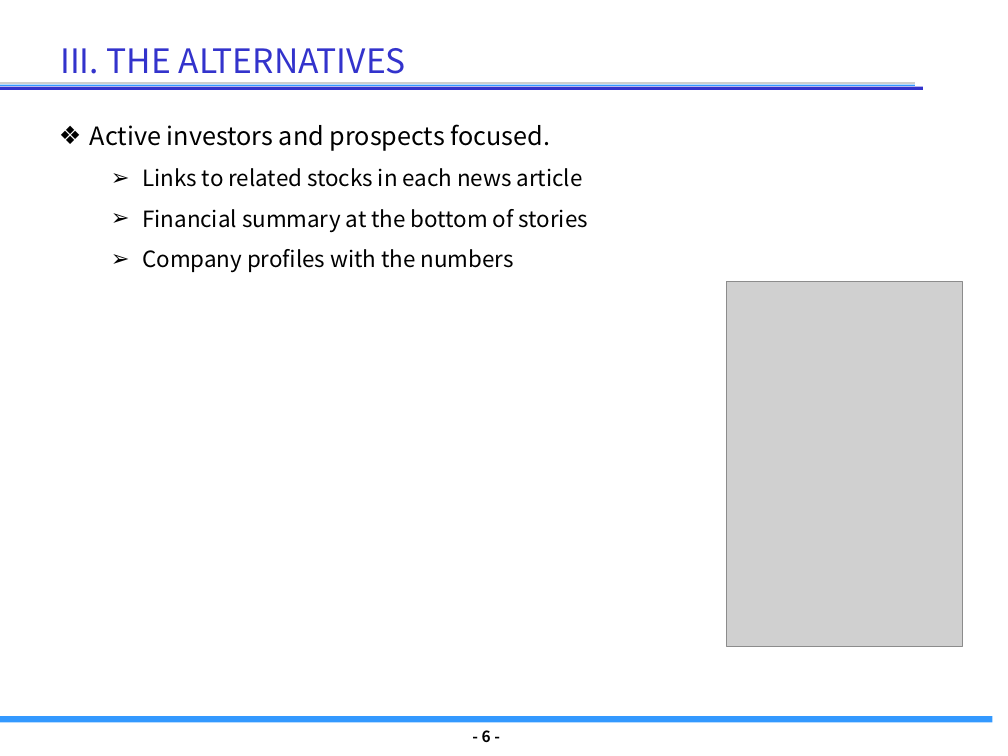
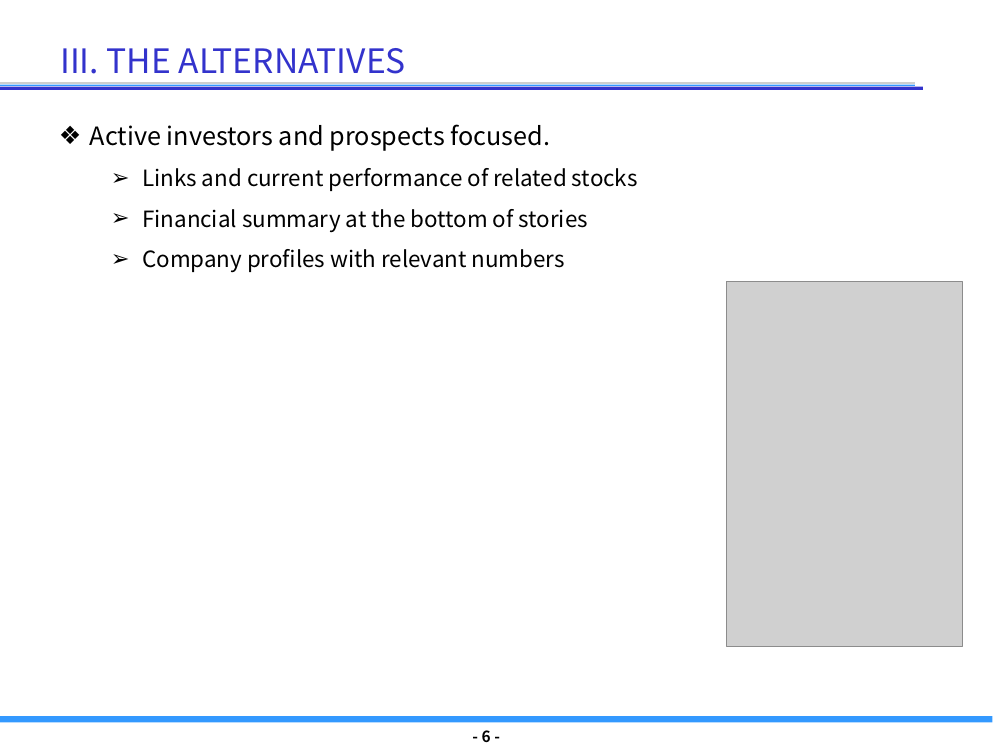
Before and after one commit to mmking2048/UX2017, a slide deck: slide 6 of hackathon.ppt. Drawn at 1008x756 pixels with LibreOffice and Linux fonts; fonts in the diff are those of the drawing; grey boxes stand for pictures; background and template pictures are left out. Boxes give left, top, right and bottom in pixels: in the first picture for what was removed or moved away, otherwise in the second. Text is boxed around its words. In the diff, an @@ line names an element or a change of style, - is before the commit and + after.

```diff
--- a/hackathon.ppt
+++ b/hackathon.ppt
@@ text at (x1=142, y1=168, x2=638, y2=191): text changed @@
-  ➢ Links to related stocks in each news article
+  ➢ Links and current performance of related stocks
@@ text at (x1=142, y1=249, x2=565, y2=273): text changed @@
-  ➢ Company profiles with the numbers
+  ➢ Company profiles with relevant numbers
```
Also in this commit, not shown: 1 other slide changed, 1 slide added, 1 slide removed.
